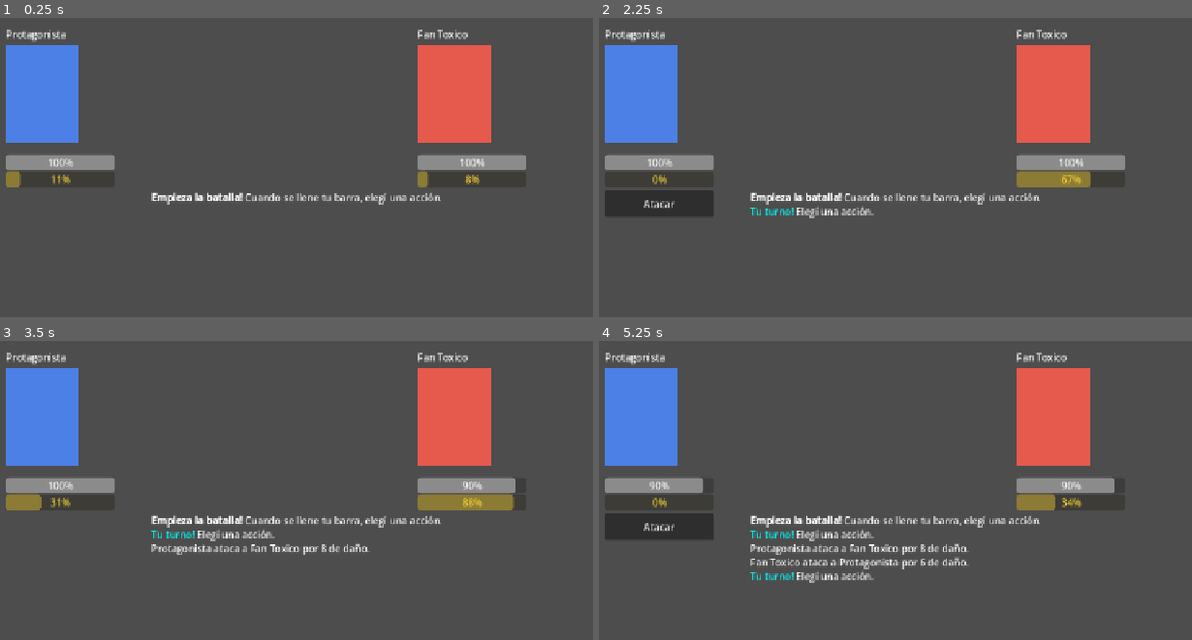
Above: before the commit, frames 1-4 (two rows, left to right).
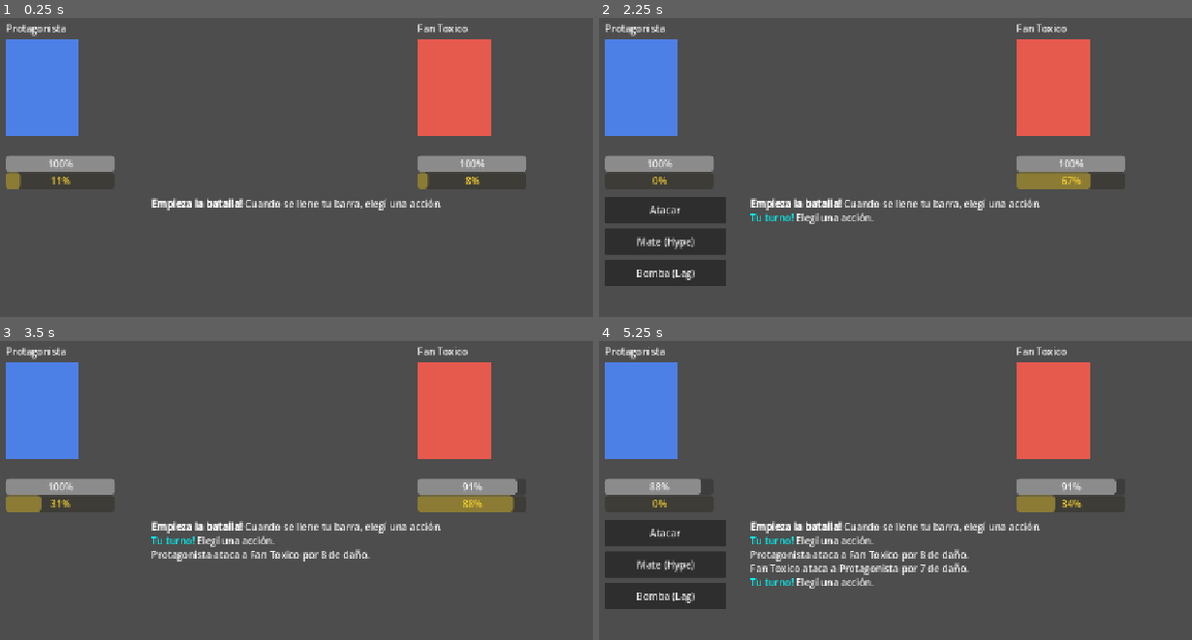
Above: after the commit, the same moments.

Repository: NicolasLlaneza/StreamerRPG
Game: Godot game, scene res://scenes/combat/battle.tscn
The game is run twice, just before and just after one commit, with the same random seed, the same clock (stepped at 60 frames per second) and the same inputs. The project has no main scene, so this scene is started directly.
Inputs:
- Up to frame 1 (0.25 s): no input
- Up to frame 2 (2.25 s): tap Enter at 2 s
- Up to frame 3 (3.5 s): click "Atacar" at 2.75 s
- Up to frame 4 (5.25 s): tap Space at 5 s

The runs differ from the first frame. In frame 1, 3.8% of the frame differs, in the area x 0-89%, y 1-65%; in frame 2, 8.9%; in frame 3, 5.8%; in frame 4, 12%, in the area x 0-88%, y 1-90%.

Commit message:
feat: habilidades (Mate/Bomba) y estados de combate (Hype/Lag)

Diff:
--- a/scripts/combat/battle.gd
+++ b/scripts/combat/battle.gd
@@ -1,45 +1,52 @@
 extends Node2D
 
-## PROTOTIPO de batalla por turnos con barra ATB ("Buffering").
+## PROTOTIPO de batalla por turnos con ATB "Buffering", habilidades y estados.
 ##
-## Las barras ATB se cargan según la velocidad (SPD). Cuando se llena la del
-## ENEMIGO, ataca solo. Cuando se llena la TUYA, el combate se PAUSA y espera
-## que elijas una acción con el botón "Atacar" (modo "wait", más tranquilo y
-## estratégico). Así el jugador tiene control real del turno.
+## Las barras ATB cargan según SPD. Cuando se llena la del ENEMIGO, ataca solo.
+## Cuando se llena la TUYA, el combate se PAUSA y elegís del menú:
+##   • Atacar → daño físico normal.
+##   • Mate   → te da HYPE (sube tu ataque x1.5 durante 3 turnos).
+##   • Bomba  → daño (escala con TEC) y deja LAGGED al enemigo (pierde 1 turno).
 ##
-## Toda la interfaz se crea por código para que la escena sea un solo nodo.
-## Más adelante lo pasamos a escenas de verdad hechas en el editor.
+## Interfaz creada por código para que la escena sea un solo nodo. Más adelante
+## lo pasamos a escenas reales hechas en el editor.
 
 var _player: Combatant
 var _enemy: Combatant
 var _battle_over: bool = false
-## Mientras es true, el tiempo se congela esperando que el jugador elija.
 var _waiting_for_player: bool = false
 
-# Referencias a la interfaz (se llenan en _build_ui)
+# Interfaz (se llena en _build_ui)
 var _player_hp: ProgressBar
 var _player_atb: ProgressBar
+var _player_status: Label
 var _enemy_hp: ProgressBar
 var _enemy_atb: ProgressBar
-var _attack_button: Button
+var _enemy_status: Label
+var _action_buttons: Array[Button] = []
 var _log: RichTextLabel
 
 
 func _ready() -> void:
-	_player = Combatant.new("Protagonista", 60, 14, 4, 45)
-	_enemy = Combatant.new("Fan Toxico", 80, 10, 6, 30)
+	# Stats: (nombre, HP, ATK, DEF, SPD, TEC)
+	_player = Combatant.new("Protagonista", 60, 14, 4, 45, 12)
+	_enemy = Combatant.new("Fan Toxico", 90, 11, 6, 30, 4)
 
 	_build_ui()
 
-	# El enemigo actúa solo. El jugador, en cambio, PAUSA y espera tu decisión.
 	_player.acted.connect(_on_player_ready)
-	_enemy.acted.connect(_on_combatant_acted.bind(_enemy, _player))
+	_enemy.acted.connect(_on_enemy_ready)
 
 	_player.hp_changed.connect(func(current: int, _maximum: int) -> void:
 		_player_hp.value = current)
 	_enemy.hp_changed.connect(func(current: int, _maximum: int) -> void:
 		_enemy_hp.value = current)
 
+	_player.status_changed.connect(func() -> void:
+		_player_status.text = _player.status_text())
+	_enemy.status_changed.connect(func() -> void:
+		_enemy_status.text = _enemy.status_text())
+
 	_player.died.connect(_on_died.bind(_player))
 	_enemy.died.connect(_on_died.bind(_enemy))
 
@@ -47,7 +54,6 @@
 
 
 func _process(delta: float) -> void:
-	# Si la batalla terminó o estamos esperando al jugador, el tiempo se congela.
 	if _battle_over or _waiting_for_player:
 		return
 	_player.tick(delta)
@@ -56,96 +62,159 @@
 	_enemy_atb.value = _enemy.atb
 
 
-## La barra del jugador se llenó: paramos el tiempo y ofrecemos acciones.
+# --------------------------------------------------------------------------
+# Turnos
+# --------------------------------------------------------------------------
+
+## Le toca al jugador: chequeamos Lag, y si puede actuar mostramos el menú.
 func _on_player_ready() -> void:
 	if _battle_over:
 		return
+	if not _player.begin_turn():
+		_log_line("[color=orange]Estás LAGGED! Perdés el turno.[/color]")
+		return  # el tiempo se reanuda solo (no pausamos)
 	_waiting_for_player = true
-	_attack_button.disabled = false
-	_attack_button.visible = true
+	_set_menu_visible(true)
 	_log_line("[color=aqua]Tu turno![/color] Elegí una acción.")
 
 
-## El jugador apretó "Atacar".
+## Le toca al enemigo (automático): chequea Lag y ataca.
+func _on_enemy_ready() -> void:
+	if _battle_over or not _enemy.is_alive():
+		return
+	if not _enemy.begin_turn():
+		_log_line("[color=orange]%s está LAGGED y pierde el turno![/color]" % _enemy.display_name)
+		return
+	_deal_attack(_enemy, _player)
+	_enemy.end_turn()
+
+
+# --- Acciones del jugador (una por botón del menú) ---
+
 func _on_attack_pressed() -> void:
 	if not _waiting_for_player:
 		return
-	_attack_button.disabled = true
-	_attack_button.visible = false
-	_on_combatant_acted(_player, _enemy)
-	# Reanudamos el tiempo: las barras vuelven a cargar.
+	_deal_attack(_player, _enemy)
+	_finish_player_turn()
+
+
+func _on_mate_pressed() -> void:
+	if not _waiting_for_player:
+		return
+	_player.apply_status("hype", 3)
+	_log_line("%s se ceba un mate y entra en [color=yellow]HYPE[/color]! (ATK x1.5)" % _player.display_name)
+	_finish_player_turn()
+
+
+func _on_bomba_pressed() -> void:
+	if not _waiting_for_player:
+		return
+	var power: int = _player.technique * 2
+	var before: int = _enemy.current_hp
+	_enemy.take_damage(power)
+	var dealt: int = before - _enemy.current_hp
+	_enemy.apply_status("lag", 1)
+	_log_line("%s lanza una Bomba Colortov: %d de daño y deja [color=orange]LAGGED[/color] al enemigo!" % [_player.display_name, dealt])
+	_finish_player_turn()
+
+
+## Cierra el turno del jugador: baja buffs, oculta el menú y reanuda el tiempo.
+func _finish_player_turn() -> void:
+	_player.end_turn()
+	_set_menu_visible(false)
 	_waiting_for_player = false
 
 
-## Resuelve un ataque de `attacker` sobre `target`. Sirve para ambos bandos.
-func _on_combatant_acted(attacker: Combatant, target: Combatant) -> void:
-	if _battle_over or not attacker.is_alive() or not target.is_alive():
-		return
-	var hp_before: int = target.current_hp
-	target.take_damage(attacker.attack)
-	var dealt: int = hp_before - target.current_hp
+# --- Utilidades de combate ---
+
+## Ataque físico de `attacker` a `target`, usando el ataque efectivo (con Hype).
+func _deal_attack(attacker: Combatant, target: Combatant) -> void:
+	if not attacker.is_alive() or not target.is_alive():
+		return
+	var before: int = target.current_hp
+	target.take_damage(attacker.effective_attack())
+	var dealt: int = before - target.current_hp
 	_log_line("%s ataca a %s por %d de daño." % [attacker.display_name, target.display_name, dealt])
 
 
 func _on_died(who: Combatant) -> void:
 	_battle_over = true
-	_attack_button.visible = false
+	_set_menu_visible(false)
 	var player_won: bool = who == _enemy
 	var result: String = "Ganaste!" if player_won else "Perdiste..."
-	_log_line("[b]%s cayo. %s[/b]" % [who.display_name, result])
-
-
-# --------------------------------------------------------------------------
-# Interfaz (placeholder). Todo esto lo reemplazamos por escenas reales pronto.
+	_log_line("[b]%s cayó. %s[/b]" % [who.display_name, result])
+
+
+# --------------------------------------------------------------------------
+# Interfaz (placeholder). Se reemplaza por escenas reales pronto.
 # --------------------------------------------------------------------------
 func _build_ui() -> void:
 	_player_hp = ProgressBar.new()
 	_player_atb = ProgressBar.new()
+	_player_status = Label.new()
 	_enemy_hp = ProgressBar.new()
 	_enemy_atb = ProgressBar.new()
-
-	_make_panel(_player, Color(0.30, 0.50, 0.90), 200.0, _player_hp, _player_atb)
-	_make_panel(_enemy, Color(0.90, 0.35, 0.30), 880.0, _enemy_hp, _enemy_atb)
-
-	# Botón de acción del jugador (oculto hasta que sea tu turno).
-	_attack_button = Button.new()
-	_attack_button.text = "Atacar"
-	_attack_button.position = Vector2(200.0, 460.0)
-	_attack_button.size = Vector2(180.0, 44.0)
-	_attack_button.visible = false
-	_attack_button.pressed.connect(_on_attack_pressed)
-	add_child(_attack_button)
+	_enemy_status = Label.new()
+
+	_make_panel(_player, Color(0.30, 0.50, 0.90), 200.0, _player_hp, _player_atb, _player_status)
+	_make_panel(_enemy, Color(0.90, 0.35, 0.30), 880.0, _enemy_hp, _enemy_atb, _enemy_status)
+
+	# Menú de acciones (oculto hasta tu turno).
+	_add_action_button("Atacar", 0, _on_attack_pressed)
+	_add_action_button("Mate (Hype)", 1, _on_mate_pressed)
+	_add_action_button("Bomba (Lag)", 2, _on_bomba_pressed)
 
 	_log = RichTextLabel.new()
 	_log.bbcode_enabled = true
 	_log.scroll_following = true
-	_log.position = Vector2(440.0, 460.0)
-	_log.size = Vector2(720.0, 200.0)
+	_log.position = Vector2(440.0, 470.0)
+	_log.size = Vector2(720.0, 190.0)
 	add_child(_log)
 
 
-func _make_panel(cbt: Combatant, color: Color, x: float, hp_bar: ProgressBar, atb_bar: ProgressBar) -> void:
+func _add_action_button(text: String, index: int, callback: Callable) -> void:
+	var button := Button.new()
+	button.text = text
+	button.position = Vector2(200.0, 470.0 + index * 52.0)
+	button.size = Vector2(200.0, 44.0)
+	button.visible = false
+	button.pressed.connect(callback)
+	add_child(button)
+	_action_buttons.append(button)
+
+
+func _set_menu_visible(is_visible: bool) -> void:
+	for button: Button in _action_buttons:
+		button.visible = is_visible
+		button.disabled = not is_visible
+
+
+func _make_panel(cbt: Combatant, color: Color, x: float, hp_bar: ProgressBar, atb_bar: ProgressBar, status_label: Label) -> void:
 	var body := ColorRect.new()
 	body.color = color
-	body.position = Vector2(x, 220.0)
+	body.position = Vector2(x, 210.0)
 	body.size = Vector2(120.0, 160.0)
 	add_child(body)
 
 	var name_label := Label.new()
 	name_label.text = cbt.display_name
-	name_label.position = Vector2(x, 190.0)
+	name_label.position = Vector2(x, 180.0)
 	add_child(name_label)
+
+	status_label.position = Vector2(x, 378.0)
+	status_label.add_theme_color_override("font_color", Color(1.0, 0.85, 0.2))
+	add_child(status_label)
 
 	hp_bar.max_value = cbt.max_hp
 	hp_bar.value = cbt.current_hp
-	hp_bar.position = Vector2(x, 400.0)
+	hp_bar.position = Vector2(x, 402.0)
 	hp_bar.size = Vector2(180.0, 22.0)
 	add_child(hp_bar)
 
 	atb_bar.max_value = Combatant.ATB_MAX
 	atb_bar.value = 0.0
-	atb_bar.modulate = Color(1.0, 0.85, 0.2)  # amarillo = "cargando"
-	atb_bar.position = Vector2(x, 428.0)
+	atb_bar.modulate = Color(1.0, 0.85, 0.2)
+	atb_bar.position = Vector2(x, 430.0)
 	atb_bar.size = Vector2(180.0, 12.0)
 	add_child(atb_bar)
 
--- a/scripts/combat/combatant.gd
+++ b/scripts/combat/combatant.gd
@@ -4,40 +4,45 @@
 ## Un combatiente del sistema de batalla por turnos.
 ##
 ## Es LÓGICA PURA: no sabe nada de sprites, nodos ni pantalla. Solo maneja
-## sus stats, su HP y su barra ATB "Buffering". La parte visual la resuelve
-## quien lo use (battle.gd), escuchando las señales de acá abajo.
-##
-## Separar la lógica de lo visual es una de las mejores costumbres en Godot:
-## te deja cambiar los gráficos sin tocar las reglas del juego.
+## sus stats, su HP, su barra ATB "Buffering" y sus ESTADOS (Hype, Lag, etc.).
+## La parte visual la resuelve battle.gd escuchando las señales de acá abajo.
 
-## Se emite cuando la barra ATB se llenó y a este combatiente le toca actuar.
+## La barra ATB se llenó: le toca actuar.
 signal acted
-## Se emite cuando cambia el HP (para refrescar la barra de vida en pantalla).
+## Cambió el HP (para refrescar la barra de vida).
 signal hp_changed(current: int, maximum: int)
-## Se emite cuando el HP llega a 0.
+## Cambiaron los estados activos (para refrescar el texto de estados).
+signal status_changed
+## El HP llegó a 0.
 signal died
 
-## Cuánto tiene que cargar la barra ATB (de 0 a 100) para poder actuar.
+## Cuánto tiene que cargar la barra ATB (0 a 100) para poder actuar.
 const ATB_MAX: float = 100.0
+## Con Hype activo, el ataque se multiplica por esto.
+const HYPE_ATTACK_MULTIPLIER: float = 1.5
 
-# --- Stats base (se definen al crear el combatiente) ---
+# --- Stats base ---
 var display_name: String
 var max_hp: int
 var attack: int
 var defense: int
-var speed: int  ## Cuántos puntos de ATB carga por segundo. Más SPD = actúa más seguido.
+var speed: int      ## Cuánto ATB carga por segundo. Más SPD = actúa más seguido.
+var technique: int  ## TEC: potencia de las habilidades especiales.
 
 # --- Estado actual ---
 var current_hp: int
 var atb: float = 0.0
+## Estados activos: nombre -> turnos restantes. Ej: {"hype": 3, "lag": 1}
+var _statuses: Dictionary = {}
 
 
-func _init(p_name: String, p_hp: int, p_atk: int, p_def: int, p_spd: int) -> void:
+func _init(p_name: String, p_hp: int, p_atk: int, p_def: int, p_spd: int, p_tec: int) -> void:
 	display_name = p_name
 	max_hp = p_hp
 	attack = p_atk
 	defense = p_def
 	speed = p_spd
+	technique = p_tec
 	current_hp = max_hp
 
 
@@ -45,9 +50,7 @@
 	return current_hp > 0
 
 
-## Avanza la barra ATB según la velocidad. Cuando se llena, avisa con `acted`
-## y vuelve a cero. Esto es el corazón del sistema "Buffering": los rápidos
-## actúan más seguido, pero nadie rompe el ritmo por turnos.
+## Avanza la barra ATB según la velocidad. Al llenarse, avisa con `acted`.
 func tick(delta: float) -> void:
 	if not is_alive():
 		return
@@ -57,11 +60,63 @@
 		acted.emit()
 
 
-## Recibe un ataque. El daño real es el ataque del rival menos la defensa
-## propia, con un mínimo de 1 (nunca un golpe hace 0).
+## Recibe un ataque ya calculado (mínimo 1 de daño; nunca 0).
 func take_damage(incoming_attack: int) -> void:
 	var damage: int = max(1, incoming_attack - defense)
 	current_hp = max(0, current_hp - damage)
 	hp_changed.emit(current_hp, max_hp)
 	if current_hp == 0:
 		died.emit()
+
+
+# --------------------------------------------------------------------------
+# Estados (Hype, Lag, y los que vengan)
+# --------------------------------------------------------------------------
+
+## Aplica (o refresca) un estado por una cantidad de turnos.
+func apply_status(status_name: String, turns: int) -> void:
+	_statuses[status_name] = turns
+	status_changed.emit()
+
+
+func has_status(status_name: String) -> bool:
+	return _statuses.get(status_name, 0) > 0
+
+
+## El ataque EFECTIVO, con Hype aplicado si está activo.
+func effective_attack() -> int:
+	if has_status("hype"):
+		return int(round(attack * HYPE_ATTACK_MULTIPLIER))
+	return attack
+
+
+## Se llama cuando a este combatiente le toca actuar (su ATB se llenó).
+## Devuelve false si está LAGGED (pierde el turno). Consume 1 turno de Lag
+## y baja la duración de los buffs (el turno perdido igual "cuenta").
+func begin_turn() -> bool:
+	if has_status("lag"):
+		_statuses["lag"] -= 1
+		_tick_down_buffs()
+		status_changed.emit()
+		return false
+	return true
+
+
+## Se llama al terminar una acción normal: baja la duración de los buffs.
+func end_turn() -> void:
+	_tick_down_buffs()
+	status_changed.emit()
+
+
+func _tick_down_buffs() -> void:
+	if _statuses.get("hype", 0) > 0:
+		_statuses["hype"] -= 1
+
+
+## Texto compacto de los estados activos, ej: "Hype 2 · Lag 1". Vacío si no hay.
+func status_text() -> String:
+	var parts: Array[String] = []
+	for key: String in _statuses:
+		if _statuses[key] > 0:
+			parts.append("%s %d" % [key.capitalize(), _statuses[key]])
+	return " · ".join(parts)
